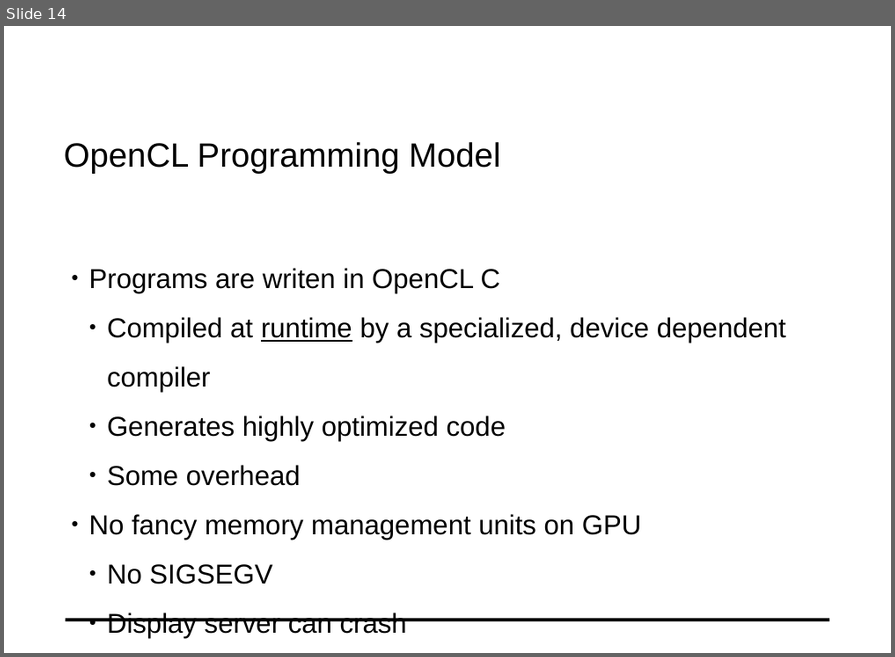
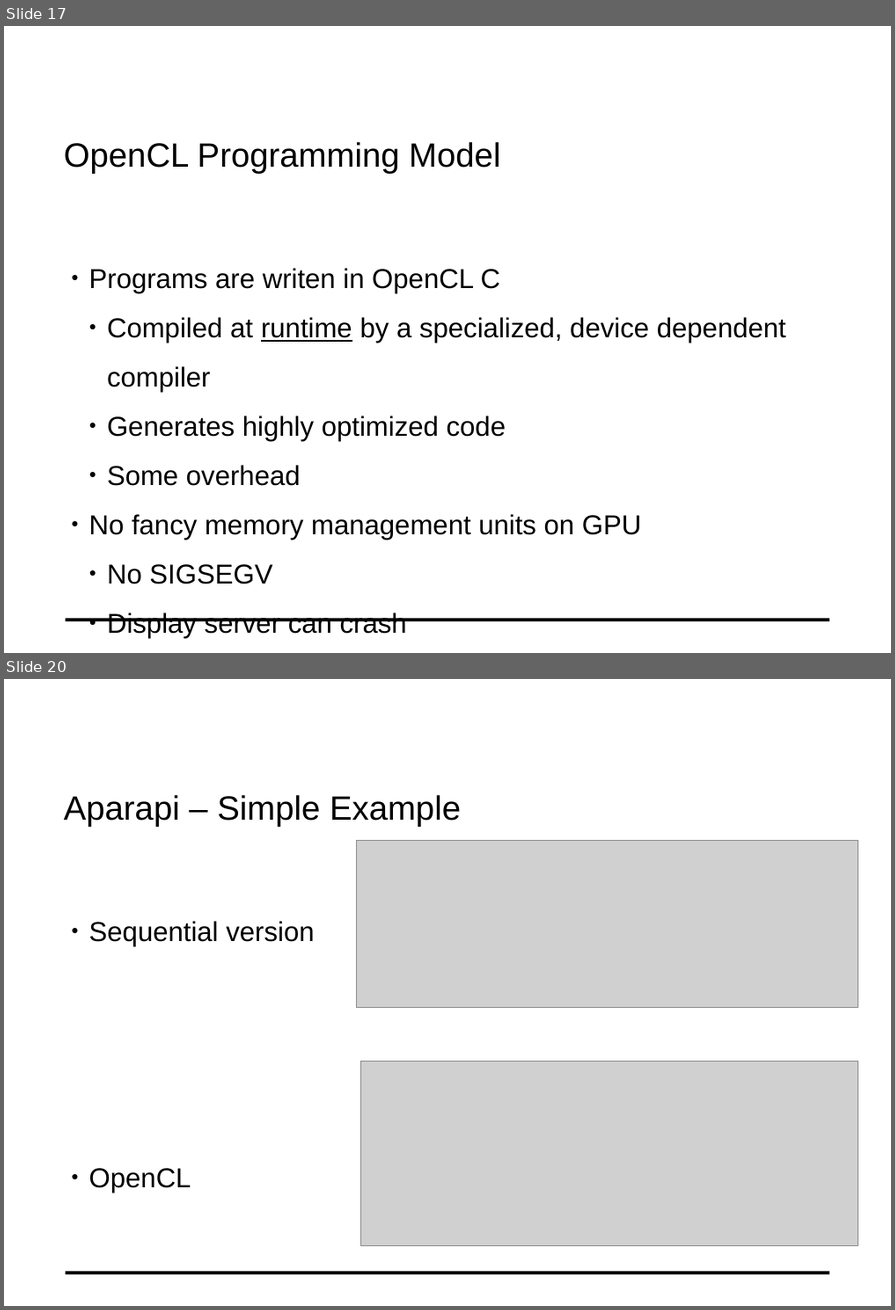
Before and after one commit to fluescher/conpr-opencl-lecture, a slide deck: docs/SL_OpenCL.odp. Shown one above the other, each under a label of ours: slide 14 before the commit, slides 17 and 20 after it; the slides between them are not shown. The pictures are 895x657 and 895x1310 pixels, drawn with LibreOffice and Linux fonts; fonts in the diff are those of the drawing; grey boxes stand for pictures; background and template pictures are left out. Boxes give left, top, right and bottom in pixels: in the first picture for what was removed or moved away, otherwise in the second. Text is boxed around its words. In the diff, an @@ line names an element or a change of style, - is before the commit and + after.

```diff
--- a/docs/SL_OpenCL.odp
+++ b/docs/SL_OpenCL.odp
@@ slide 20 added at bbox=[4, 679, 891, 1306], background #FFFFFF; not listed: 1 template element that a slide beside it also shows @@
@@ text added at bbox=[64, 795, 461, 827], 32 pt, text #000000 @@
+Aparapi – Simple Example
@@ picture added at bbox=[357, 841, 858, 1007] @@
@@ text added at bbox=[89, 921, 314, 1193], 26 pt, text #000000 @@
+● Sequential version
+● OpenCL
@@ picture added at bbox=[361, 1062, 858, 1247] @@
@@ what was slide 14 is now slide 17 @@
```
Also in this commit, not shown: 3 slides changed, 13 other slides added, 2 other files.
